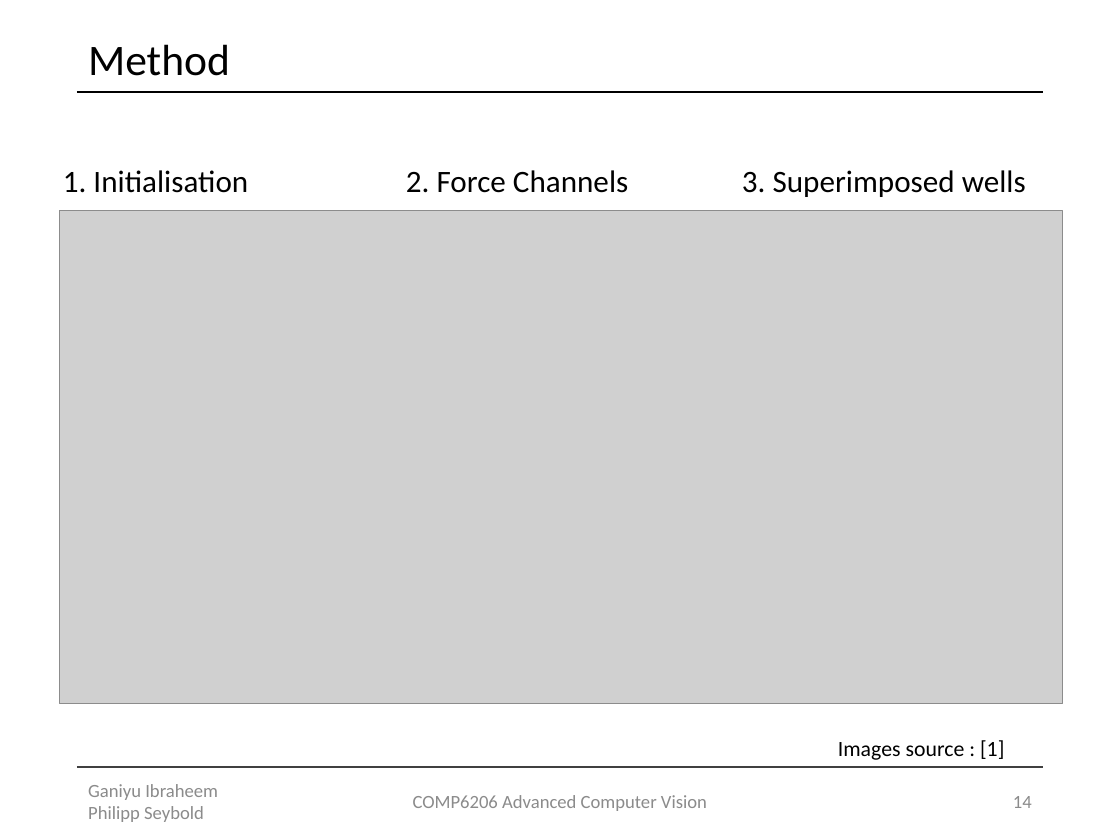
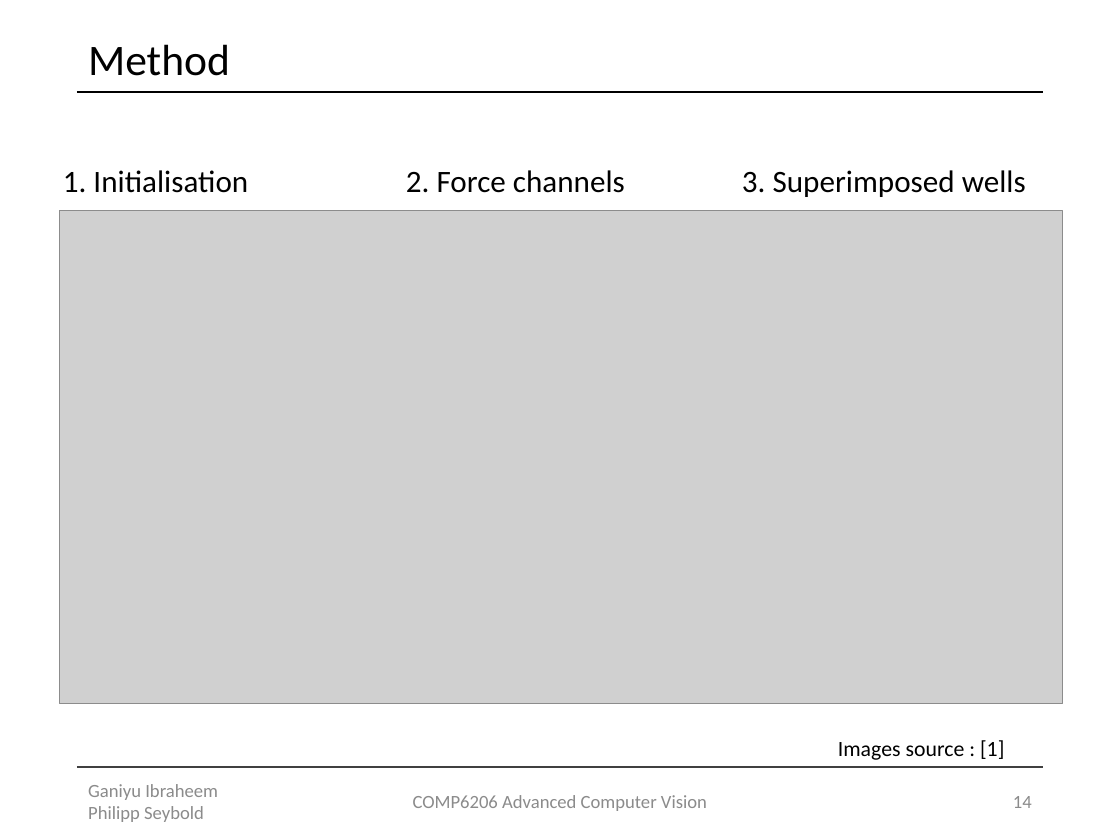
Before and after one commit to Lxrd-AJ/ForceFieldTransforms, a slide deck: slide 14 of Force Field Transformation.pptx. Drawn at 1120x840 pixels with LibreOffice and Linux fonts; fonts in the diff are those of the drawing; grey boxes stand for pictures. Boxes give left, top, right and bottom in pixels: in the first picture for what was removed or moved away, otherwise in the second. Text is boxed around its words. In the diff, an @@ line names an element or a change of style, - is before the commit and + after.

```diff
--- a/Force Field Transformation.pptx
+++ b/Force Field Transformation.pptx
@@ text at (63,170,1026,197): text changed @@
-1. Initialisation 2. Force Channels 3. Superimposed wells
+1. Initialisation 2. Force channels 3. Superimposed wells
```
Also in this commit, not shown: 4 other slides changed, 1 slide added, 2 other files.
